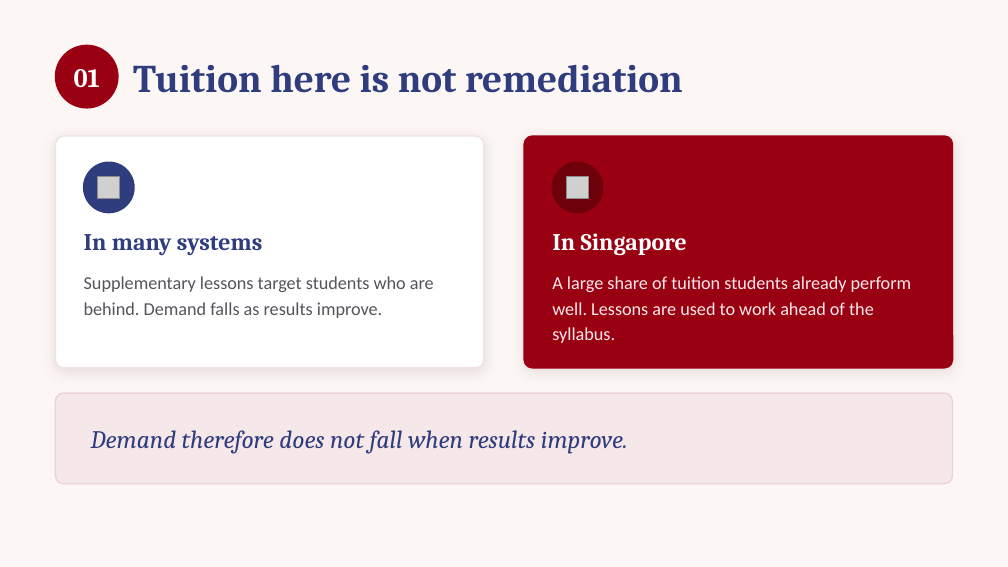
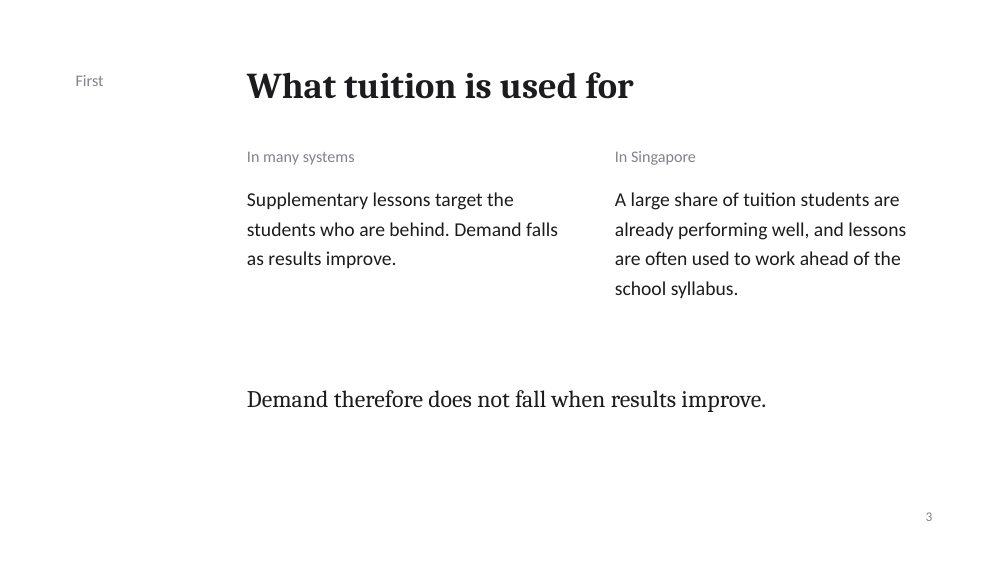
Before and after one commit to nomnomsnom/factor-extractor, a slide deck: slide 3 of slides/singapore-tuition-culture.pptx. Drawn at 1008x567 pixels with LibreOffice and Linux fonts; fonts in the diff are those of the drawing; grey boxes stand for pictures. Boxes give left, top, right and bottom in pixels: in the first picture for what was removed or moved away, otherwise in the second. Text is boxed around its words. In the diff, an @@ line names an element or a change of style, - is before the commit and + after.

```diff
--- a/slides/singapore-tuition-culture.pptx
+++ b/slides/singapore-tuition-culture.pptx
@@ background #FCF6F5 to #FFFFFF @@
@@ ellipse removed at (55, 45, 118, 108) @@
@@ text removed at (74, 69, 100, 88) @@
-01
@@ text added at (76, 75, 104, 86), 11.5 pt, text #82828A @@
+First
@@ text at (247, 72, 634, 99): text changed; size 28 to 26 pt; text colour #2F3C7E to #1C1C1E @@
-Tuition here is not remediation
+What tuition is used for
@@ text "What tuition is used for" at (247, 72, 634, 99): vertical alignment middle to top @@
@@ rounded rectangle removed at (55, 136, 484, 368) @@
@@ text "In many systems": place and size @@
-text "In many systems" at (84, 234, 262, 256)
+text "In many systems" at (247, 152, 355, 165)
@@ text "In many systems" at (247, 152, 355, 165): size 17 to 11.5 pt, font Cambria to Calibri, text colour #2F3C7E to #82828A, bold off @@
@@ rounded rectangle removed at (524, 136, 953, 368) @@
@@ text "In Singapore": place and size @@
-text "In Singapore" at (552, 233, 687, 256)
+text "In Singapore" at (615, 151, 696, 165)
@@ text "In Singapore" at (615, 151, 696, 165): size 17 to 11.5 pt, font Cambria to Calibri, text colour #FFFFFF to #82828A, bold off @@
@@ ellipse removed at (84, 162, 134, 213) @@
@@ picture removed at (98, 176, 120, 199) @@
@@ ellipse removed at (552, 162, 603, 213) @@
@@ picture removed at (566, 176, 589, 199) @@
@@ text at (247, 192, 558, 268): text changed; size 13 to 14 pt; text colour #55545C to #1C1C1E @@
-Supplementary lessons target students who are behind. Demand falls as results improve.
+Supplementary lessons target the students who are behind. Demand falls as results improve.
@@ text at (615, 192, 906, 298): text changed; size 13 to 14 pt; text colour #FBE9EA to #1C1C1E @@
-A large share of tuition students already perform well. Lessons are used to work ahead of the syllabus.
+A large share of tuition students are already performing well, and lessons are often used to work ahead of the school syllabus.
@@ text "Demand therefore does not fall ...": place and size @@
-text "Demand therefore does not fall ..." at (91, 430, 628, 454)
+text "Demand therefore does not fall ..." at (247, 390, 766, 412)
@@ text "Demand therefore does not fall ..." at (247, 390, 766, 412): size 18 to 17 pt, text colour #2F3C7E to #1C1C1E, italic off; line spacing 1 to 1.2; vertical alignment middle to top @@
@@ rounded rectangle removed at (55, 393, 953, 484) @@
@@ text added at (926, 512, 933, 521), 9.5 pt, text #82828A @@
+3
```
Also in this commit, not shown: 5 other slides changed, 1 slide added, 1 slide removed, 1 other file.
